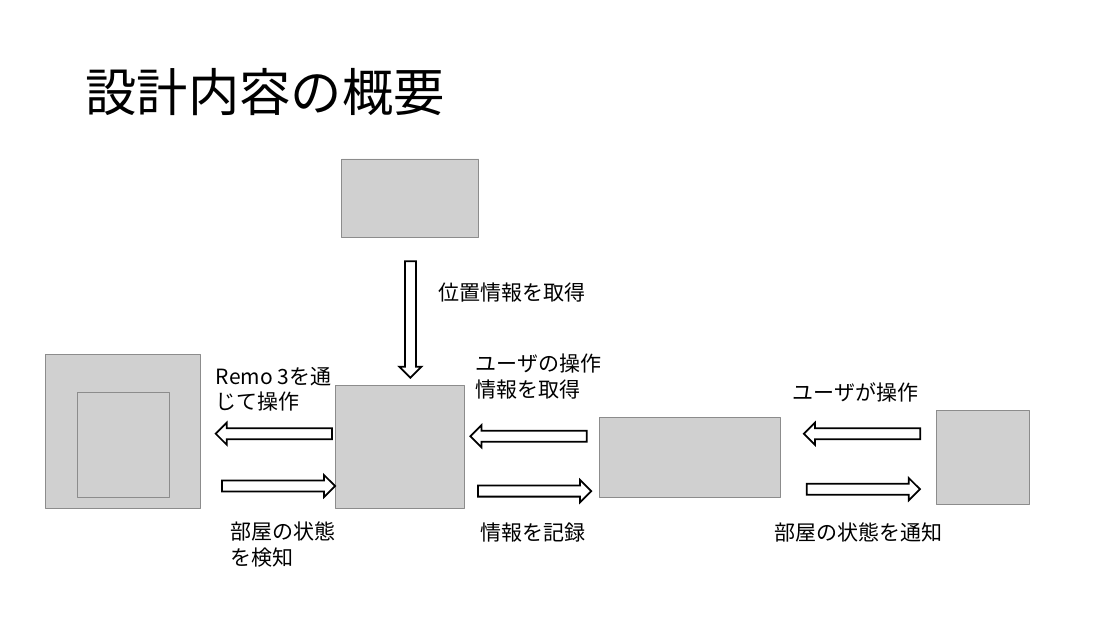
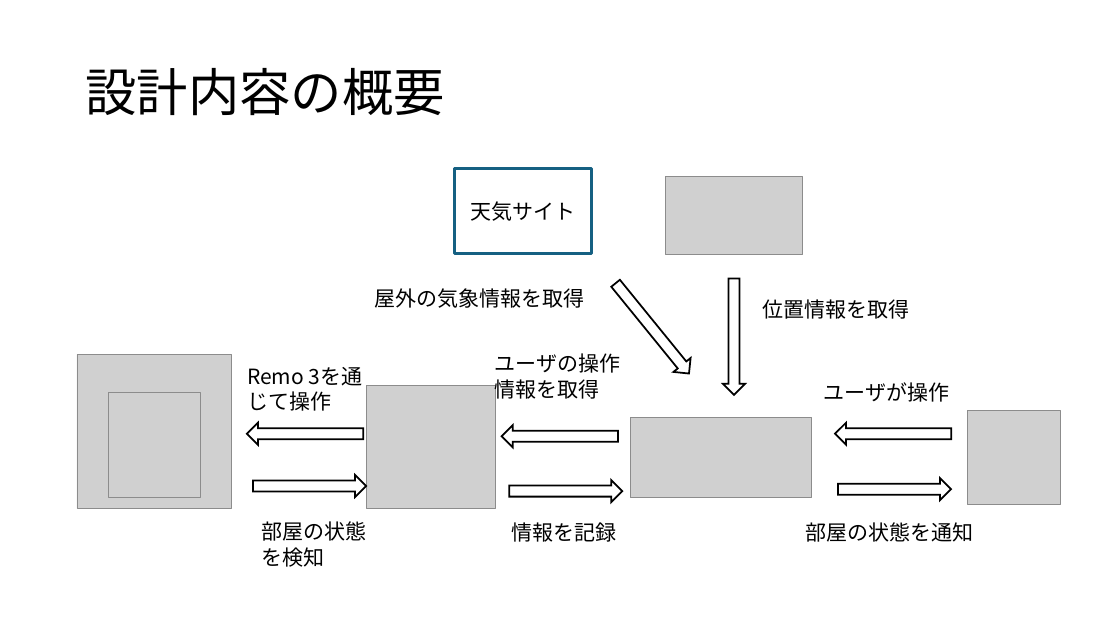
Before and after one commit to RUSAEXP1EMB2025/group07, a slide deck: slide 7 of 中間発表資料.pptx. Drawn at 1120x630 pixels with LibreOffice and Linux fonts; fonts in the diff are those of the drawing; grey boxes stand for pictures. Boxes give left, top, right and bottom in pixels: in the first picture for what was removed or moved away, otherwise in the second. Text is boxed around its words. In the diff, an @@ line names an element or a change of style, - is before the commit and + after.

```diff
--- a/中間発表資料.pptx
+++ b/中間発表資料.pptx
@@ rectangle added at [455, 169, 592, 254], outline #156082 3 pt, 18 pt, text #000000 @@
+天気サイト
@@ picture: place and size @@
-picture at [342, 159, 479, 237]
+picture at [665, 176, 802, 255]
@@ text added at [374, 288, 584, 308], 18 pt, text #000000 @@
+屋外の気象情報を取得
@@ right arrow added at [607, 276, 698, 381], fill #FFFFFF, outline #000000 1.5 pt @@
@@ right arrow: place and size @@
-right arrow at [400, 261, 421, 378]
+right arrow at [724, 279, 746, 395]
@@ text "位置情報を取得": place and size @@
-text "位置情報を取得" at [439, 282, 586, 302]
+text "位置情報を取得" at [762, 299, 909, 319]
@@ text "ユーザの操作情報を取得": place and size @@
-text "ユーザの操作情報を取得" at [476, 353, 602, 399]
+text "ユーザの操作情報を取得" at [495, 353, 621, 402]
@@ 6 right arrows, 5 pictures, 5 texts: place and size @@
-6 right arrows, 5 pictures, 5 texts at [46, 355, 1030, 567]
+6 right arrows, 5 pictures, 5 texts at [77, 355, 1061, 567]
```
Also in this commit, not shown: 1 other file.
